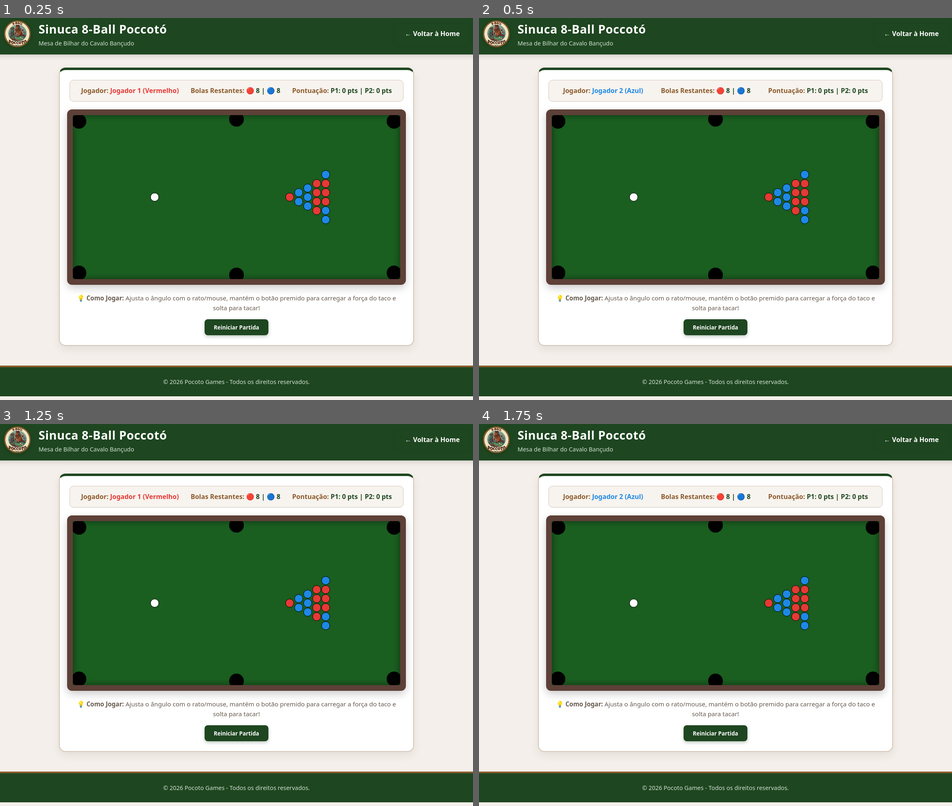
Above: before the commit, frames 1-4 (two rows, left to right).
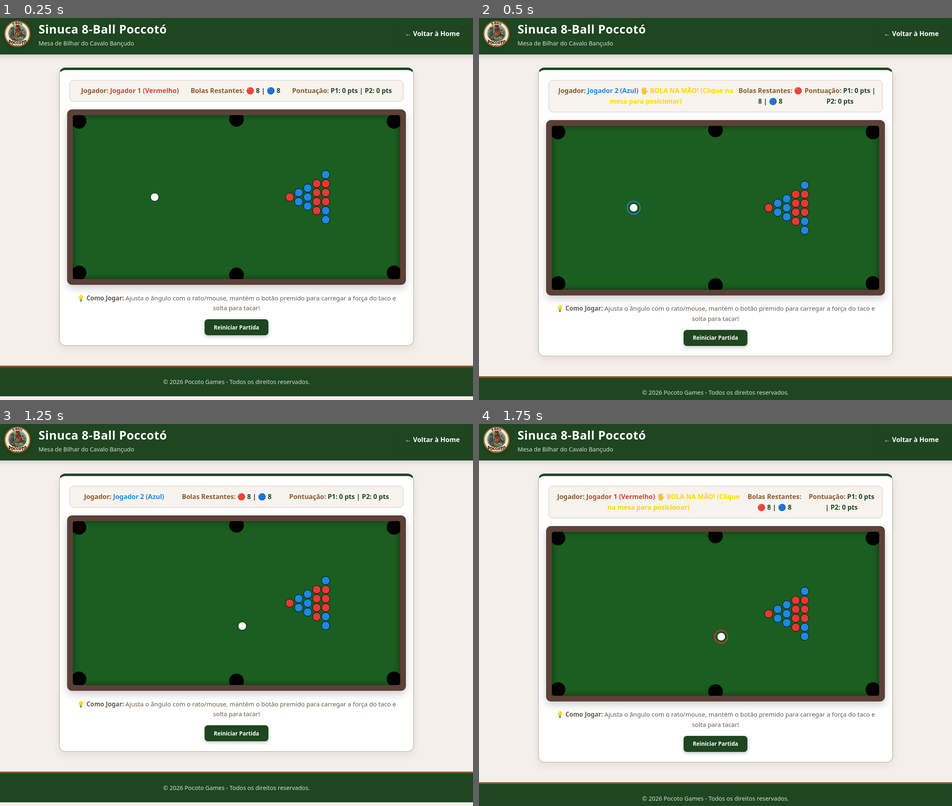
Above: after the commit, the same moments.

Repository: kaua-jose-anjo/jogos-pocoto
Game: browser game, page 8-ball/8ball.html
The game is run twice, just before and just after one commit, with the same random seed, the same clock (stepped at 60 frames per second) and the same inputs.
Inputs (mouse positions are in pixels of both pictures, inside the frame that each line leads up to; where the layout moved, square brackets give the same spot in the first picture):
- Up to frame 1 (0.25 s): no input
- Up to frame 2 (0.5 s): click (715, 197) at 0.27 s
- Up to frame 3 (1.25 s): click (236, 630) [236, 622] at 1.07 s
- Up to frame 4 (1.75 s): click (649, 584) at 1.67 s

Frame 1 is identical in both runs. In frame 2, 16% of the frame differs, in the area x 0-100%, y 18-100%; in frame 3, 0.6%; in frame 4, 16%.

Commit message:
primeira verção das punições

Diff:
--- a/8-ball/8ball.js
+++ b/8-ball/8ball.js
@@ -1,5 +1,5 @@
 /* =========================================================
-   POCOTO GAMES - LÓGICA DO JOGO 8-BALL (2 JOGADORES - REPETE VEZ)
+   POCOTO GAMES - LÓGICA DO JOGO 8-BALL (REGRAS COMPLETAS + BOLA NA MÃO)
    (8-ball/8ball.js)
    ========================================================= */
 
@@ -11,7 +11,7 @@
     const ballsLeftEl = document.getElementById('balls-left');
     const scoreEl = document.getElementById('score');
 
-    // Configurações do jogo
+    // Configurações físicas e visuais
     const BALL_RADIUS = 10;
     const FRICTION = 0.985;
 
@@ -24,12 +24,16 @@
     let mousePos = { x: 0, y: 0 };
 
     // Controle de Turnos e Regras
-    let currentPlayer = 1; // 1 = Jogador 1, 2 = Jogador 2
+    let currentPlayer = 1; // 1 = Jogador 1 (Vermelho), 2 = Jogador 2 (Azul)
     let scoreP1 = 0;
     let scoreP2 = 0;
 
     let isShotInProgress = false;
-    let playerScoredCurrentTurn = false; // Controla se o jogador pontuou na jogada atual
+    let playerScoredCurrentTurn = false;
+    let ballInHand = false; // Modo "Bola na mão" ativado
+    let firstBallHit = null; // Registra a primeira bola atingida pela branca
+    let whiteBallPocketed = false; // Registra se a branca caiu na caçapa
+    let opponentBallPocketed = false; // Registra se derrubou bola do oponente
 
     // Caçapas
     const pockets = [
@@ -45,6 +49,10 @@
         scoreP2 = 0;
         isShotInProgress = false;
         playerScoredCurrentTurn = false;
+        ballInHand = false;
+        firstBallHit = null;
+        whiteBallPocketed = false;
+        opponentBallPocketed = false;
         balls = [];
 
         // Bola Branca
@@ -62,7 +70,7 @@
             [targetColors[i], targetColors[j]] = [targetColors[j], targetColors[i]];
         }
 
-        // Montagem do triângulo de 16 bolas (Linhas: 1, 2, 3, 4, 6)
+        // Montagem do triângulo de 16 bolas
         let startX = 530;
         let startY = 200;
         let index = 0;
@@ -91,25 +99,47 @@
         const redBallsLeft = balls.filter(b => b.color === COLOR_P1).length;
         const blueBallsLeft = balls.filter(b => b.color === COLOR_P2).length;
 
-        const nomeJogadorAtual = currentPlayer === 1
+        let statusText = currentPlayer === 1
             ? `<span style="color:${COLOR_P1}">Jogador 1 (Vermelho)</span>`
             : `<span style="color:${COLOR_P2}">Jogador 2 (Azul)</span>`;
 
-        playerNameEl.innerHTML = nomeJogadorAtual;
+        if (ballInHand) {
+            statusText += ` <strong style="color: #FFD700;">🖐️ BOLA NA MÃO! (Clique na mesa para posicionar)</strong>`;
+        }
+
+        playerNameEl.innerHTML = statusText;
         ballsLeftEl.textContent = `🔴 ${redBallsLeft} | 🔵 ${blueBallsLeft}`;
         scoreEl.textContent = `P1: ${scoreP1} pts | P2: ${scoreP2} pts`;
     }
 
-    // Controlo de força e pontaria
+    // Controle do Mouse (Posicionamento da Bola Branca / Mira)
     canvas.addEventListener('mousemove', (e) => {
         const rect = canvas.getBoundingClientRect();
         mousePos.x = e.clientX - rect.left;
         mousePos.y = e.clientY - rect.top;
+
+        // Se estiver no modo "Bola na Mão", move a bola branca junto com o cursor
+        if (ballInHand) {
+            const whiteBall = balls[0];
+            if (whiteBall) {
+                // Restringe a bola branca para ficar dentro da mesa
+                whiteBall.x = Math.max(BALL_RADIUS, Math.min(canvas.width - BALL_RADIUS, mousePos.x));
+                whiteBall.y = Math.max(BALL_RADIUS, Math.min(canvas.height - BALL_RADIUS, mousePos.y));
+            }
+        }
     });
 
     canvas.addEventListener('mousedown', () => {
         const whiteBall = balls[0];
-        // Só permite mirar se nenhuma bola estiver em movimento
+
+        // Se estiver no modo Bola na Mão, um clique fixa a bola na posição
+        if (ballInHand) {
+            ballInHand = false;
+            updateHUD();
+            return;
+        }
+
+        // Só permite mirar se a jogada anterior já tiver terminado
         if (!isShotInProgress && whiteBall && Math.abs(whiteBall.vx) < 0.05 && Math.abs(whiteBall.vy) < 0.05) {
             isAiming = true;
             power = 0;
@@ -117,7 +147,7 @@
     });
 
     canvas.addEventListener('mouseup', () => {
-        if (isAiming) {
+        if (isAiming && !ballInHand) {
             const whiteBall = balls[0];
             const dx = mousePos.x - whiteBall.x;
             const dy = mousePos.y - whiteBall.y;
@@ -130,9 +160,12 @@
             isAiming = false;
             power = 0;
 
-            // Marca início da tacada e reseta a pontuação da jogada
+            // Reseta contadores da jogada atual
             isShotInProgress = true;
             playerScoredCurrentTurn = false;
+            firstBallHit = null;
+            whiteBallPocketed = false;
+            opponentBallPocketed = false;
         }
     });
 
@@ -150,6 +183,13 @@
                 const distance = Math.hypot(dx, dy);
 
                 if (distance < BALL_RADIUS * 2) {
+                    // Registra o primeiro toque da bola branca em outra bola
+                    if (b1.isWhite && !firstBallHit) {
+                        firstBallHit = b2;
+                    } else if (b2.isWhite && !firstBallHit) {
+                        firstBallHit = b1;
+                    }
+
                     const overlap = (BALL_RADIUS * 2) - distance;
                     const nx = dx / (distance || 1);
                     const ny = dy / (distance || 1);
@@ -216,19 +256,22 @@
                 const dist = Math.hypot(ball.x - pocket.x, ball.y - pocket.y);
                 if (dist < 20) {
                     if (ball.isWhite) {
+                        whiteBallPocketed = true;
                         ball.x = 200;
                         ball.y = 200;
                         ball.vx = 0;
                         ball.vy = 0;
                     } else {
-                        if (ball.color === COLOR_P1) {
-                            scoreP1 += 100;
-                            // Jogador 1 ganha o direito de jogar de novo se acertar a sua bola (Vermelha)
-                            if (currentPlayer === 1) playerScoredCurrentTurn = true;
-                        } else if (ball.color === COLOR_P2) {
-                            scoreP2 += 100;
-                            // Jogador 2 ganha o direito de jogar de novo se acertar a sua bola (Azul)
-                            if (currentPlayer === 2) playerScoredCurrentTurn = true;
+                        const targetMyColor = currentPlayer === 1 ? COLOR_P1 : COLOR_P2;
+
+                        if (ball.color === COLOR_P1) scoreP1 += 100;
+                        if (ball.color === COLOR_P2) scoreP2 += 100;
+
+                        if (ball.color === targetMyColor) {
+                            playerScoredCurrentTurn = true;
+                        } else {
+                            // Encaçapou a bola do adversário
+                            opponentBallPocketed = true;
                         }
 
                         balls.splice(i, 1);
@@ -238,14 +281,28 @@
             });
         }
 
-        // Quando todas as bolas pararem completamente após uma tacada
+        // FIM DA JOGADA: Executado quando todas as bolas pararam
         if (isShotInProgress && !anyBallMoving) {
             isShotInProgress = false;
 
-            // Se NÃO derrubou nenhuma bola da sua própria cor, passa a vez
-            if (!playerScoredCurrentTurn) {
+            const myColor = currentPlayer === 1 ? COLOR_P1 : COLOR_P2;
+
+            // 1. Falta: Não atingiu nenhuma bola ou acertou primeiro a bola do adversário
+            const hitFoul = !firstBallHit || (firstBallHit.color !== myColor);
+
+            // 2. Falta total se: errou a primeira bola, encaçapou a branca OU encaçapou a bola do oponente
+            const isFoul = hitFoul || whiteBallPocketed || opponentBallPocketed;
+
+            if (isFoul) {
+                // Passa a vez e ativa "Bola na Mão" para o próximo jogador
                 currentPlayer = currentPlayer === 1 ? 2 : 1;
-            }
+                ballInHand = true;
+            } else if (!playerScoredCurrentTurn) {
+                // Se não cometeu falta mas também não encaçapou a sua cor, apenas passa a vez normalmente
+                currentPlayer = currentPlayer === 1 ? 2 : 1;
+            }
+            // Se encaçapou a sua cor e não cometeu faltas, o jogador repete a jogada normalmente.
+
             updateHUD();
         }
     }
@@ -263,7 +320,7 @@
 
         // Desenhar linha de pontaria com a cor do jogador atual
         const whiteBall = balls[0];
-        if (whiteBall && isAiming && !isShotInProgress) {
+        if (whiteBall && isAiming && !isShotInProgress && !ballInHand) {
             const playerColor = currentPlayer === 1 ? COLOR_P1 : COLOR_P2;
 
             ctx.strokeStyle = playerColor;
@@ -271,6 +328,16 @@
             ctx.beginPath();
             ctx.moveTo(whiteBall.x, whiteBall.y);
             ctx.lineTo(mousePos.x, mousePos.y);
+            ctx.stroke();
+        }
+
+        // Desenhar indicador visual do modo "Bola na Mão"
+        if (ballInHand && whiteBall) {
+            const playerColor = currentPlayer === 1 ? COLOR_P1 : COLOR_P2;
+            ctx.strokeStyle = playerColor;
+            ctx.lineWidth = 2;
+            ctx.beginPath();
+            ctx.arc(whiteBall.x, whiteBall.y, BALL_RADIUS + 6, 0, Math.PI * 2);
             ctx.stroke();
         }
 
